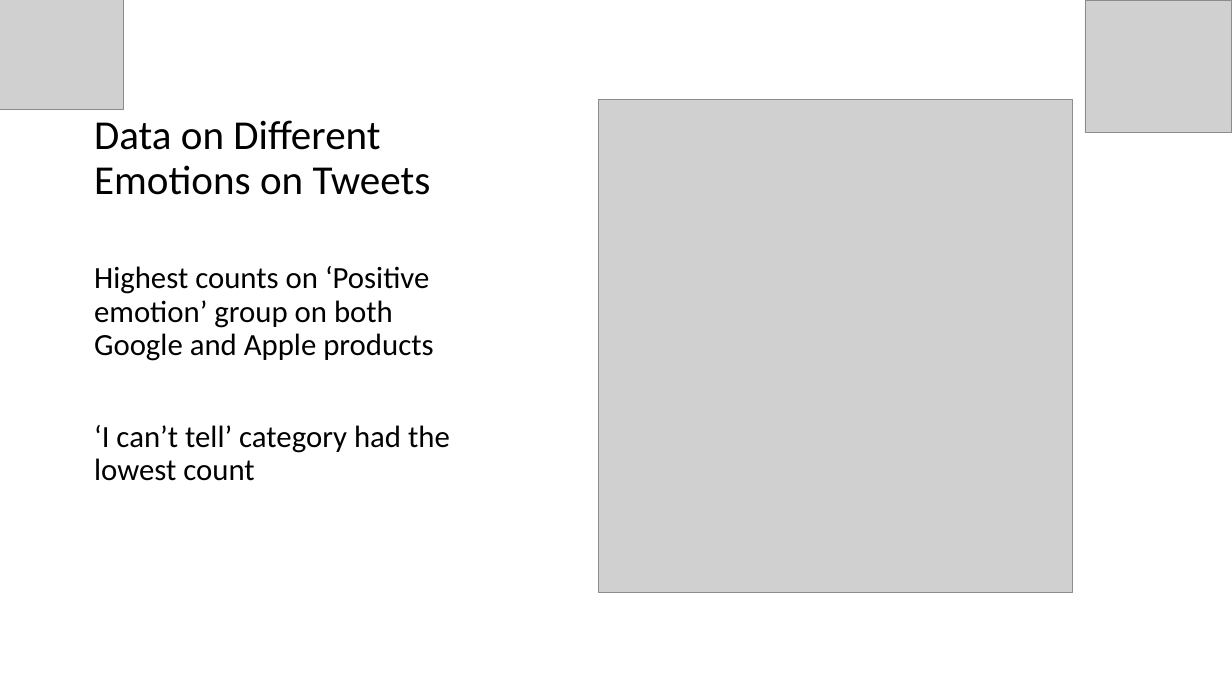
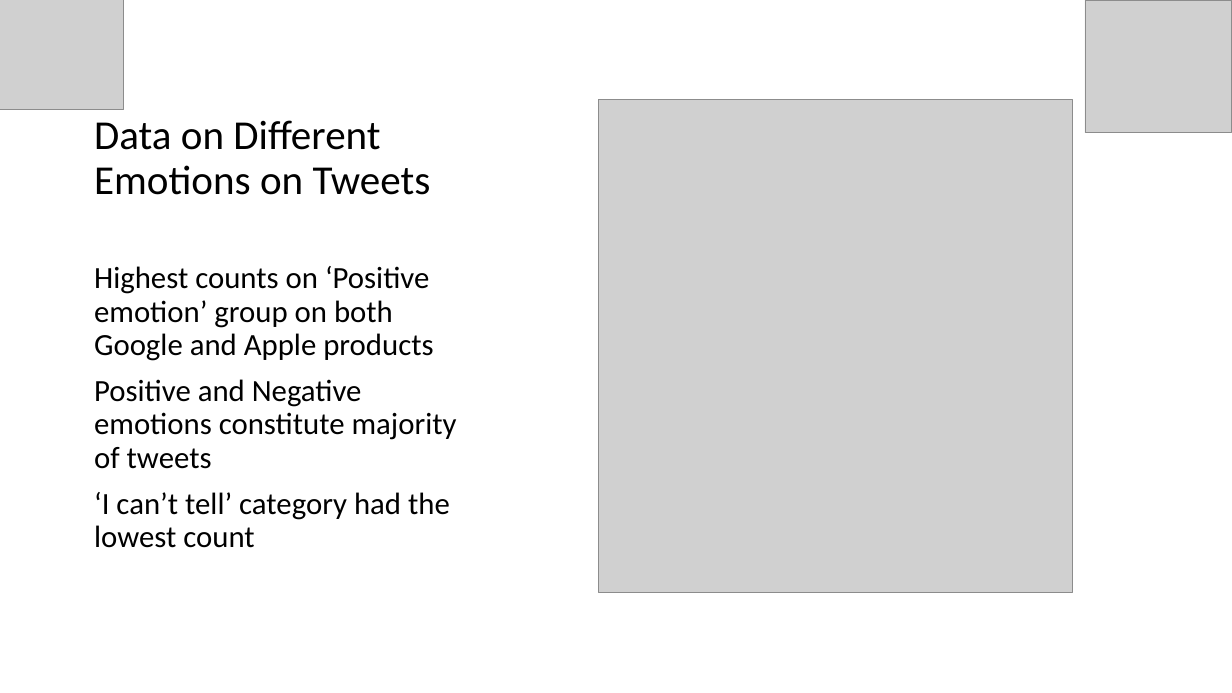
Before and after one commit to reagan-adajo/Phase_4, a slide deck: slide 5 of presentation.pptx. Drawn at 1232x693 pixels with LibreOffice and Linux fonts; fonts in the diff are those of the drawing; grey boxes stand for pictures. Boxes give left, top, right and bottom in pixels: in the first picture for what was removed or moved away, otherwise in the second. Text is boxed around its words. In the diff, an @@ line names an element or a change of style, - is before the commit and + after.

```diff
--- a/presentation.pptx
+++ b/presentation.pptx
@@ text at (94, 379, 457, 469): paragraph added @@
+Positive and Negative emotions constitute majority of tweets
```
Also in this commit, not shown: 5 other slides changed, 3 slides added, 1 slide removed, 10 other files.
